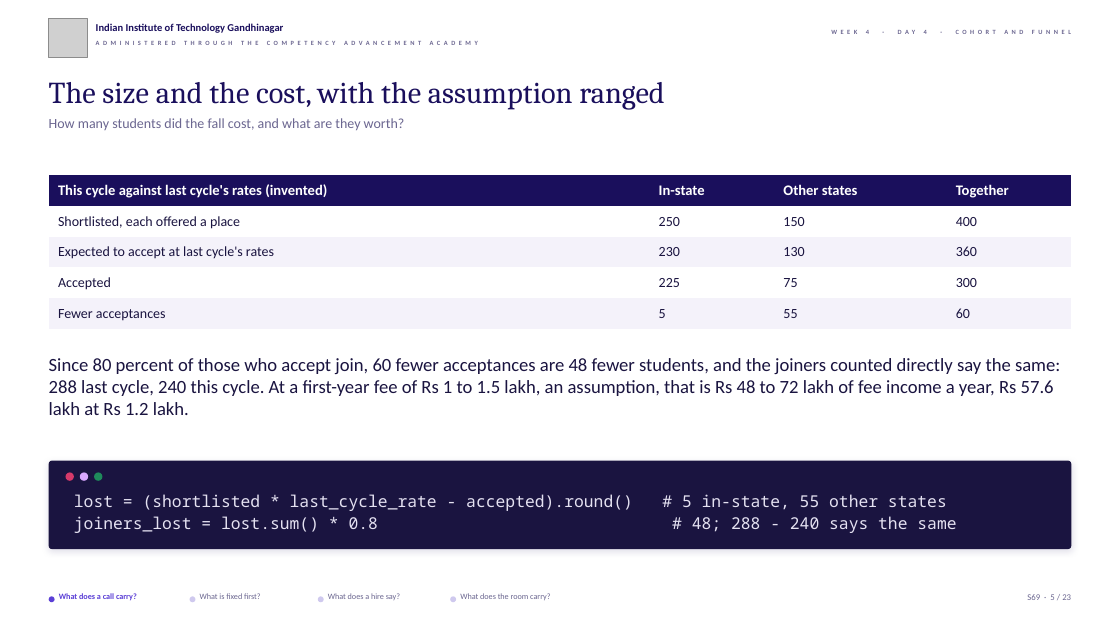
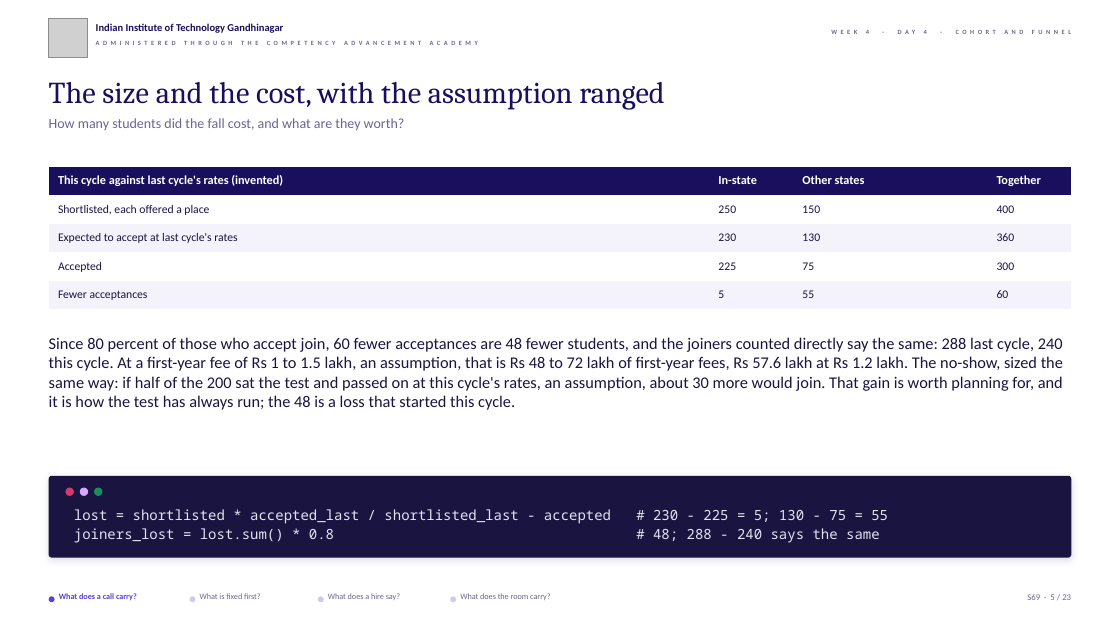
Before and after one commit to fde-academy-lab/c2-content-factory, a slide deck: slide 5 of content/W04/D4/slides/C2_W04_D04_half2_STUDENT.pptx. Drawn at 1120x630 pixels with LibreOffice and Linux fonts; fonts in the diff are those of the drawing; grey boxes stand for pictures; background and template pictures are left out. Boxes give left, top, right and bottom in pixels: in the first picture for what was removed or moved away, otherwise in the second. Text is boxed around its words. In the diff, an @@ line names an element or a change of style, - is before the commit and + after.

```diff
--- a/content/W04/D4/slides/C2_W04_D04_half2_STUDENT.pptx
+++ b/content/W04/D4/slides/C2_W04_D04_half2_STUDENT.pptx
@@ table at (49,166,1071,309) @@
@@ size 12.5 to 10.5 pt in "This cycle against last cycle's rates (invented)", "In-state", "Other states", "Together" @@
@@ size 12 to 10 pt in "Shortlisted, each offered a place", "250", "150", "400" and 12 more places @@
@@ table: place and size @@
-table at (49,175,1072,329)
+table at (49,166,1071,309)
@@ text at (49,337,1063,410): text changed; size 16 to 14 pt @@
-Since 80 percent of those who accept join, 60 fewer acceptances are 48 fewer students, and the joiners counted directly say the same: 288 last cycle, 240 this cycle. At a first-year fee of Rs 1 to 1.5 lakh, an assumption, that is Rs 48 to 72 lakh of fee income a year, Rs 57.6 lakh at Rs 1.2 lakh.
+Since 80 percent of those who accept join, 60 fewer acceptances are 48 fewer students, and the joiners counted directly say the same: 288 last cycle, 240 this cycle. At a first-year fee of Rs 1 to 1.5 lakh, an assumption, that is Rs 48 to 72 lakh of first-year fees, Rs 57.6 lakh at Rs 1.2 lakh. The no-show, sized the same way: if half of the 200 sat the test and passed on at this cycle's rates, an assumption, about 30 more would join. That gain is worth planning for, and it is how the test has always run; the 48 is a loss that started this cycle.
@@ rounded rectangle: place and size @@
-rounded rectangle at (49,460,1071,549)
+rounded rectangle at (49,476,1071,557)
@@ text at (74,509,888,524): text changed; size 14 to 12 pt @@
-lost = (shortlisted * last_cycle_rate - accepted).round() # 5 in-state, 55 other states
+lost = shortlisted * accepted_last / shortlisted_last - accepted # 230 - 225 = 5; 130 - 75 = 55
@@ text "lost = shortlisted * accepted_last ...": place and size @@
-text "lost = shortlisted * accepted_last ..." at (74,494,956,533)
+text "lost = shortlisted * accepted_last ..." at (74,509,888,543)
@@ 3 ellipses: place and size @@
-3 ellipses at (66,472,103,481)
+3 ellipses at (66,487,103,496)
@@ text at (653,528,880,543): size 14 to 12 pt in "joiners_lost = lost.sum() * 0.8 # 48; ..." @@
```
Also in this commit, not shown: 10 other slides changed, 4 other files.
